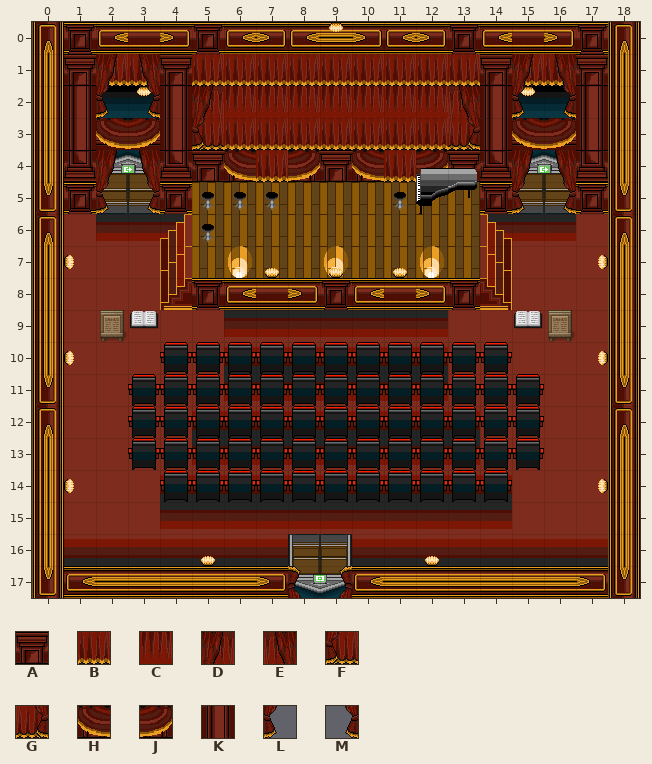
One commit to this Tiled map (JSON): STAGE/Stage3.json. Above: the version before the commit.
Cells are 32x32 px. Shown: x 0..18, y 0..17.
Key: from "STAGE2": A 0, B 6, C 7, D 8, E 9, F 10, G 11, H 14, J 15, K 17, L 29, M 30.
_ is an empty cell.
Layers that did not change in this view are not listed.
Layer "backStrage" before, first column x 0:
 0 ___________________
 1 _____BBBBBBBBB_____
 2 ___MKDCCCCCCCEKL___
 3 ____KFBBBBBBBGK____
 4 _____AHBJAHBJA_____
 5 ___________________
 6 ___________________
 7 ___________________
 8 ___________________
 9 ___________________
10 ___________________
11 ___________________
12 ___________________
13 ___________________
14 ___________________
15 ___________________
16 ___________________
17 ___________________
The result:
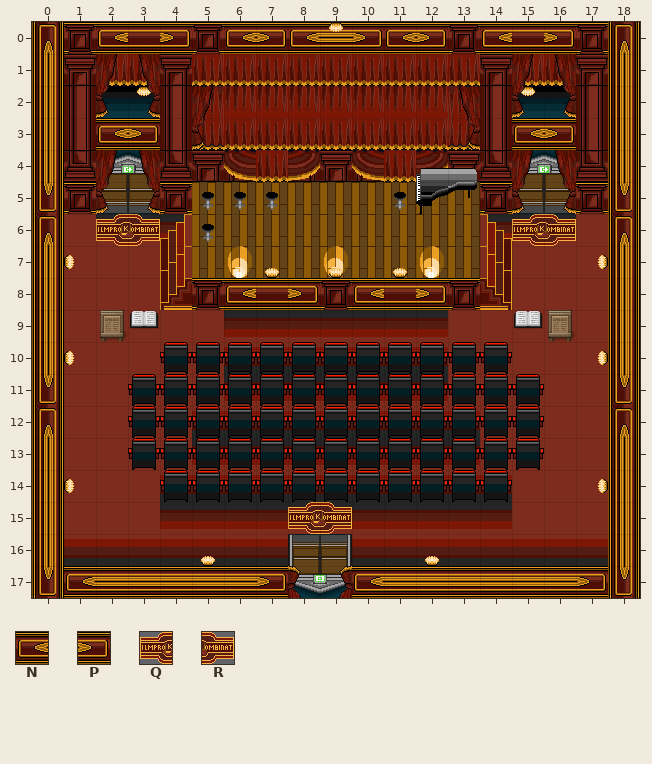
Further tiles: from "STAGE2": N 2, P 3; from "logoimpr": Q 0, R 1.
Diff:
Changed rows in their new state; . is an unchanged cell.
Layer "backStrage":
first column x 2:
 3 NP...........NP
 6 QR...........QR
first column x 8:
15 QR
Where, in picture pixels (left, top, right, bottom), the same in both pictures:
added: (96, 118, 160, 150)
added: (512, 118, 576, 150)
added: (96, 214, 160, 246)
added: (512, 214, 576, 246)
added: (288, 502, 352, 534)
